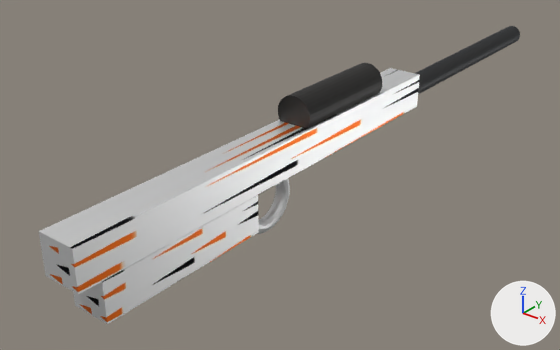
Two versions of the Blender file Art/Blender/AWP.blend, one commit apart.
Both versions are drawn from a 50 mm camera at (22.0, -29.4, 19.2) aimed at (-2.7, 1.4, 0.1). Every picture has the same lights, and +X, +Y and +Z are marked at lower right. The older version comes first.

The scene before the commit, as lines of its bpy script (objects in view):
```python
ob_cube = bpy.data.objects.new('Cube', me_cube_001)
ob_cube.location = (0.0, -2.65, 3.56)
ob_cube.scale = (1.0, 12.6, 1.0)
ob_cube_001 = bpy.data.objects.new('Cube.001', me_cube_002)
ob_cube_001.location = (0.0, -9.5, 1.54)
ob_cube_001.scale = (1.0, 4.64, 1.0)
ob_cylinder = bpy.data.objects.new('Cylinder', me_cylinder)
ob_cylinder.location = (0.0, 2.44, 5.11)
ob_cylinder.rotation_euler = (-1.569, 0.0, 0.0)  # degrees (-90, 0, 0)
ob_cylinder.scale = (1.0, 1.0, 3.34)
ob_torus = bpy.data.objects.new('Torus', me_torus)
ob_torus.location = (0.0, -3.17, 1.28)
ob_torus.rotation_euler = (0.0, 1.603, 0.0)  # degrees (0, 92, 0)
ob_torus.scale = (-1.43, -1.43, -1.43)
# also in view: 'Cylinder.001' at (0.0, 16.9, 3.4)
```
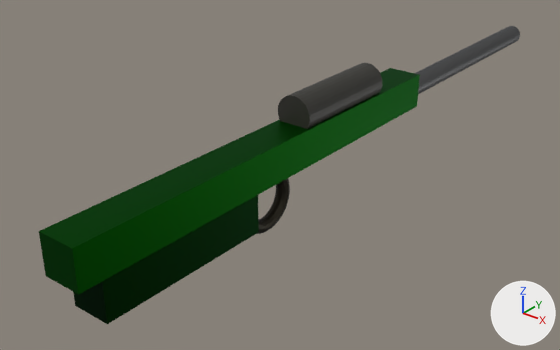
Changed parts and their boxes [x1, y1, x2, y2] in the pictures (560 x 350 px):
'Cube', surface changed (white to green)
    both: [39, 68, 420, 295]
'Cube.001', surface changed (grey to black)
    both: [73, 195, 259, 324]
'Torus', recoloured (grey to black)
    both: [257, 178, 290, 234]

What changed in the scene script:
```text
Change mat_material_001:
    where n1 = _N.new('ShaderNodeBsdfMetallic'); n1.name = 'Metallic BSDF'
    remove n2 = _N.new('ShaderNodeTexImage'); n2.name = 'Image Texture'
    remove n2.image = img_awp1skin_png
    add n1.inputs[0].default_value = (0.00128, 0.0834, 0.0, 1.0)  # 'Base Color', dark green #045200
    remove _L.new(n2.outputs[0], n1.inputs[0])  # 'Color' to 'Base Color'
Change mat_material_003:
    where n1 = _N.new('ShaderNodeBsdfMetallic'); n1.name = 'Metallic BSDF'
    n1.inputs[0].default_value: (0.8, 0.8, 0.8, 1.0) -> (0.0419, 0.0368, 0.0264, 1.0)  # 'Base Color', white #e7e7e7 -> 'Base Color', dark grey #3a362d
Change mat_material_002:
    where n1 = _N.new('ShaderNodeBsdfMetallic'); n1.name = 'Metallic BSDF'
    remove n2 = _N.new('ShaderNodeTexImage'); n2.name = 'Image Texture'
    remove n2.image = img_awp1skin_png
    add n1.inputs[0].default_value = (0.000443, 0.0234, 0.0000417, 1.0)  # 'Base Color', black #012a00
    remove _L.new(n2.outputs[0], n1.inputs[0])  # 'Color' to 'Base Color'
```
